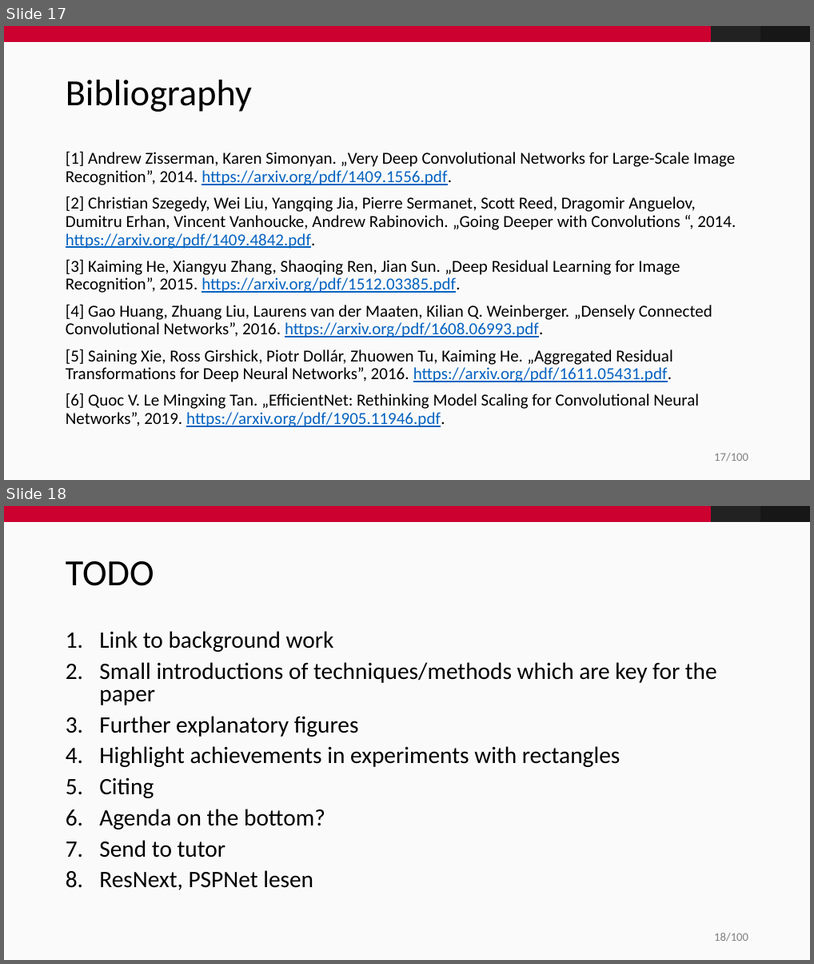
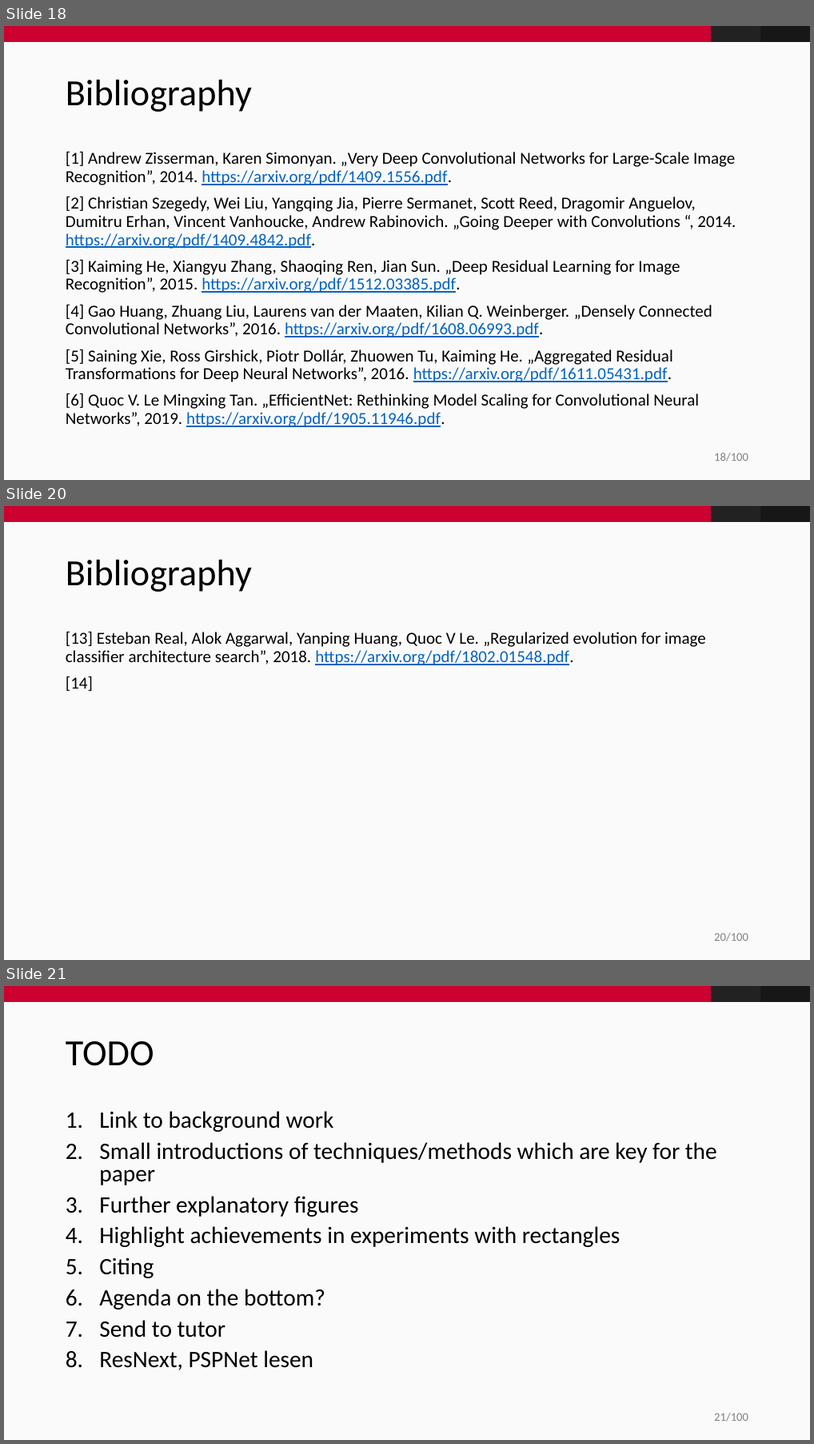
Before and after one commit to fidsusj/CVDL-Seminar, a slide deck: presentation/presentation.pptx. Shown one above the other, each under a label of ours: slides 17 and 18 before the commit, slides 18, 20 and 21 after it; the slides between them are not shown. The pictures are 814x964 and 814x1444 pixels, drawn with LibreOffice and Linux fonts; fonts in the diff are those of the drawing; background and template pictures are left out. Boxes give left, top, right and bottom in pixels: in the first picture for what was removed or moved away, otherwise in the second. Text is boxed around its words. In the diff, an @@ line names an element or a change of style, - is before the commit and + after.

```diff
--- a/presentation/presentation.pptx
+++ b/presentation/presentation.pptx
@@ slide 20 added at (4,506,810,960), background #FAFAFA; not listed: 4 template elements that a slide beside it also shows @@
@@ title added at (66,560,252,592), 44 pt, text #000000 @@
+Bibliography
@@ text added at (66,631,706,691), 20 pt, text #000000 @@
+[13] Esteban Real, Alok Aggarwal, Yanping Huang, Quoc V Le. „Regularized evolution for image classifier architecture search”, 2018. https://arxiv.org/pdf/1802.01548.pdf.
+[14]
@@ what was slide 17 is now slide 18 @@
@@ page number at (714,452,749,461): text changed @@
-17/100
+18/100
@@ what was slide 18 is now slide 21 @@
@@ page number at (714,1412,749,1421): text changed @@
-18/100
+21/100
```
Also in this commit, not shown: 1 slide changed, 3 other slides added, 1 slide removed.
